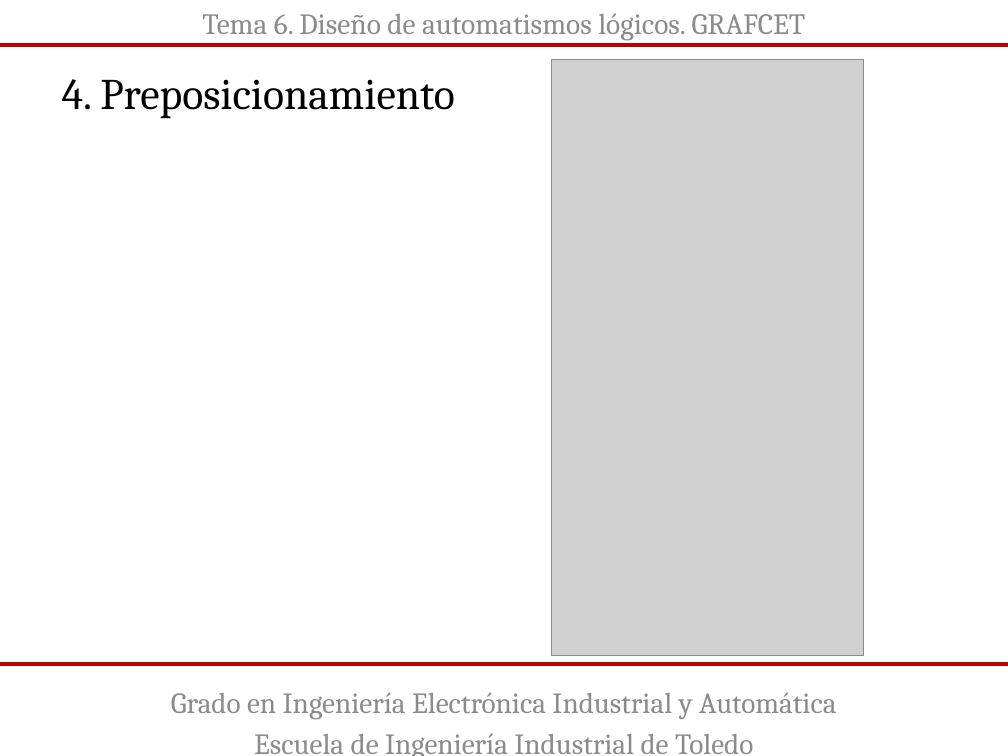
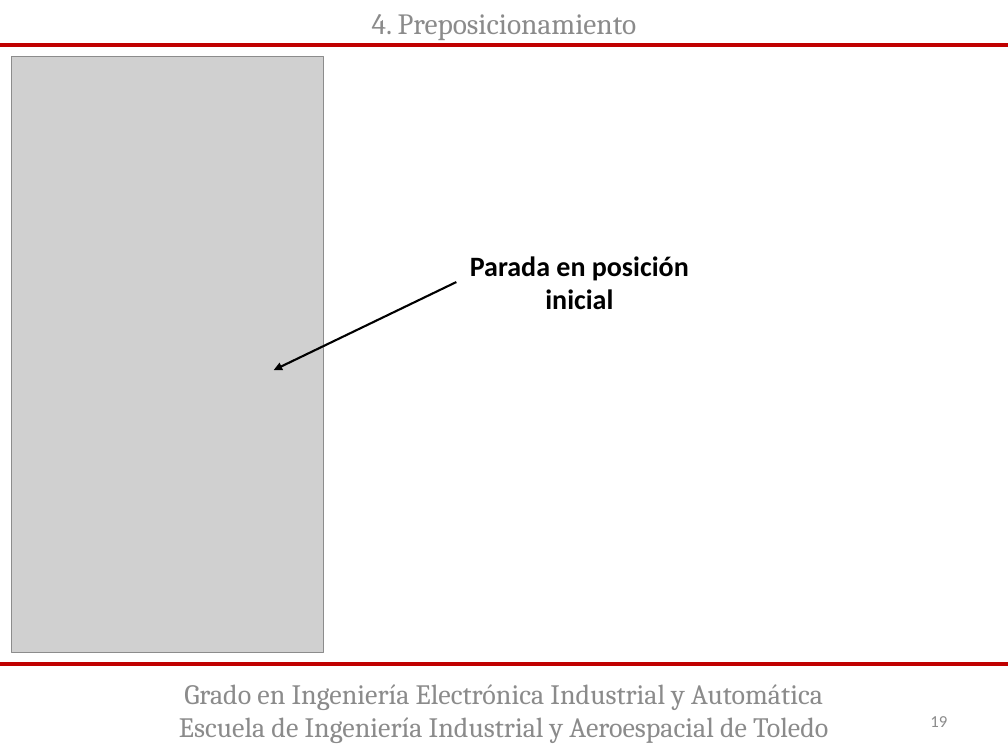
Before and after one commit to guillermorubio345/AutomatizacionIndustrial, a slide deck: slide 19 of Diseño de automatismos lógicos GRAFCET.pptx. Drawn at 1008x756 pixels with LibreOffice and Linux fonts; fonts in the diff are those of the drawing; grey boxes stand for pictures. Boxes give left, top, right and bottom in pixels: in the first picture for what was removed or moved away, otherwise in the second. Text is boxed around its words. In the diff, an @@ line names an element or a change of style, - is before the commit and + after.

Commit message:
Actualizada presentacion de Grafcet

```diff
--- a/Diseño de automatismos lógicos GRAFCET.pptx
+++ b/Diseño de automatismos lógicos GRAFCET.pptx
@@ text "4. Preposicionamiento": place and size @@
-text "4. Preposicionamiento" at [62,79,455,119]
+text "4. Preposicionamiento" at [372,14,637,40]
@@ text "4. Preposicionamiento" at [372,14,637,40]: size 31.2 to 21 pt, text colour #000000 to #8C8C8C; alignment left to centre; more space between paragraphs; vertical alignment middle to top @@
@@ text removed at [202,13,806,41] @@
-Tema 6. Diseño de automatismos lógicos. GRAFCET
@@ picture: place and size @@
-picture at [551,60,863,656]
+picture at [12,56,324,652]
@@ text added at [470,256,689,310], 20 pt, text #000000, bold @@
+Parada en posición inicial
@@ arrow added from (457, 282) to (274, 370), #000000 1.5 pt @@
@@ text "Grado en Ingeniería Electrónica Industrial ...": place and size @@
-text "Grado en Ingeniería Electrónica Industrial ..." at [171,692,836,756]
+text "Grado en Ingeniería Electrónica Industrial ..." at [179,684,828,743]
@@ text "Grado en Ingeniería Electrónica Industrial ..." at [179,684,828,743]: vertical alignment top to middle @@
@@ text at [184,684,823,710]: size 20.9 to 20 pt in "Grado en Ingeniería Electrónica Industrial y Automática"; less space between paragraphs @@
@@ text at [179,717,828,743]: text changed; size 20.9 to 20 pt @@
-Escuela de Ingeniería Industrial de Toledo
+Escuela de Ingeniería Industrial y Aeroespacial de Toledo
@@ page number added at [930,716,947,727], 12 pt, text #8C8C8C @@
+19
```
Also in this commit, not shown: 27 other slides changed, 2 other files.
